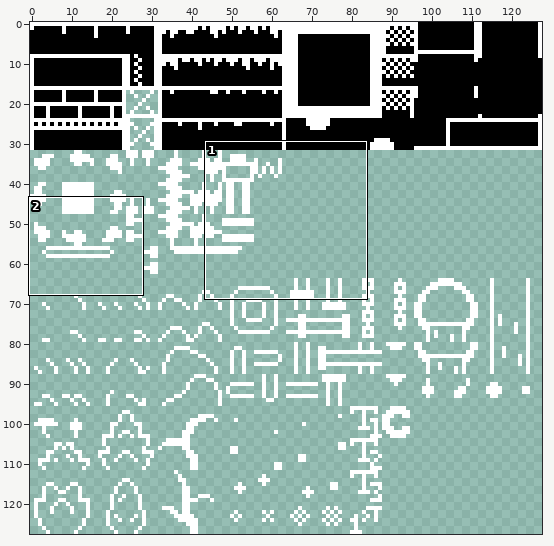
Two states of a sprite sheet, assets/textures/spritesheet.png. Above: a wide view before the commit, with the close-up outlined.
Close-up. Before:
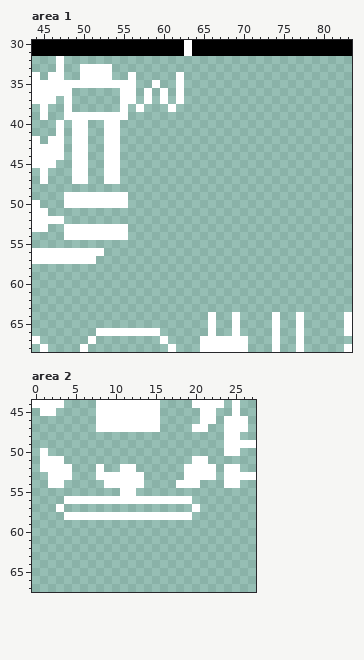
The file is 128x128 pixels. Shown: area 1: x 44..83, y 30..68; area 2: x 0..27, y 44..67.
New version:
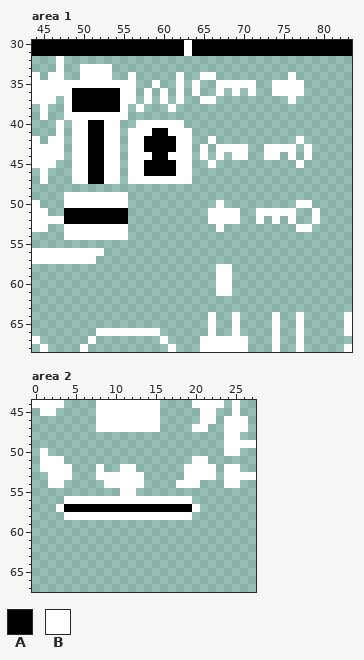
Palette (. is transparent): A #000000  B #ffffff
From old to new:
--- area 1
@@ x 44..83 @@
 33 ...B..BBBB..............................
-34 B.BB..BBBB..B.....B.....................
-35 BBBBBBBBBBBBB..B..B.....................
-36 BBBBB......BB.B.B.B.....................
-37 BBB.B......BB.B.B.B.....................
-38 .B..B......B.B...B......................
+34 B.BB..BBBB..B.....B..BB.........B.......
+35 BBBBBBBBBBBBB..B..B.B..BBBBB..BBBB......
+36 BBBBBAAAAAABB.B.B.B.B..B.B.B..BBBB......
+37 BBB.BAAAAAABB.B.B.B..BB.........B.......
+38 .B..BAAAAAAB.B...B......................
 39 .B..BBBBBBBB............................
-40 ...B.BB..BB.............................
-41 ...B.BB..BB.............................
-42 B.BB.BB..BB.............................
-43 BBBB.BB..BB.............................
-44 BBBB.BB..BB.............................
-45 BBB..BB..BB.............................
-46 .B...BB..BB.............................
-47 .B...BB..BB.............................
+40 ...B.BBAABB..BBBBBB.....................
+41 ...B.BBAABB.BBBAABBB....................
+42 B.BB.BBAABB.BBAAAABB..B..........B......
+43 BBBB.BBAABB.BBAAAABB.B.BBBB..BBBB.B.....
+44 BBBB.BBAABB.BBBAABBB.B.B.BB..BB.B.B.....
+45 BBB..BBAABB.BBAAAABB..B..........B......
+46 .B...BBAABB.BBAAAABB....................
+47 .B...BBAABB.BBBBBBBB....................
 48 ........................................
 49 ....BBBBBBBB............................
-50 B...BBBBBBBB............................
-51 BB......................................
-52 BBBB....................................
-53 BB..BBBBBBBB............................
+50 B...BBBBBBBB...........B.........BB.....
+51 BB..AAAAAAAA..........BBBB..BBBBB..B....
+52 BBBBAAAAAAAA..........BBBB..B.B.B..B....
+53 BB..BBBBBBBB...........B.........BB.....
 54 ....BBBBBBBB............................
@@ x 65..70 @@
 57 ......
-58 ......
-59 ......
-60 ......
-61 ......
+58 ..BB..
+59 ..BB..
+60 ..BB..
+61 ..BB..
 62 ......
--- area 2
@@ x 0..27 @@
 56 ....BBBBBBBBBBBBBBBB........
-57 ...B................B.......
+57 ...BAAAAAAAAAAAAAAAAB.......
 58 ....BBBBBBBBBBBBBBBB........
